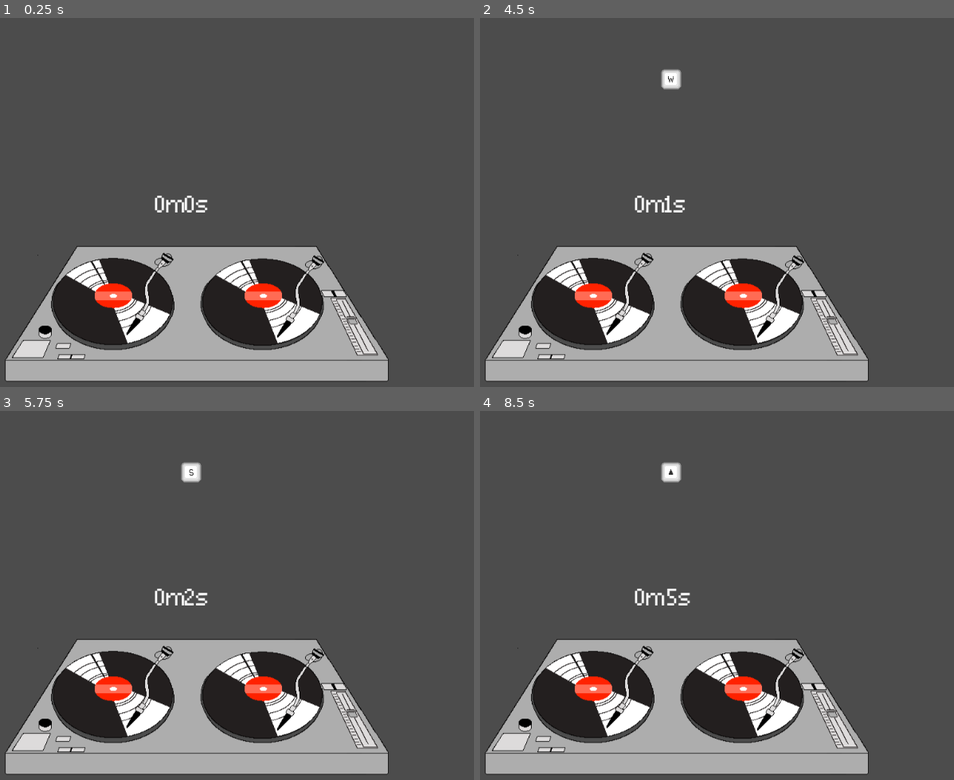
Above: before the commit, frames 1-4 (two rows, left to right).
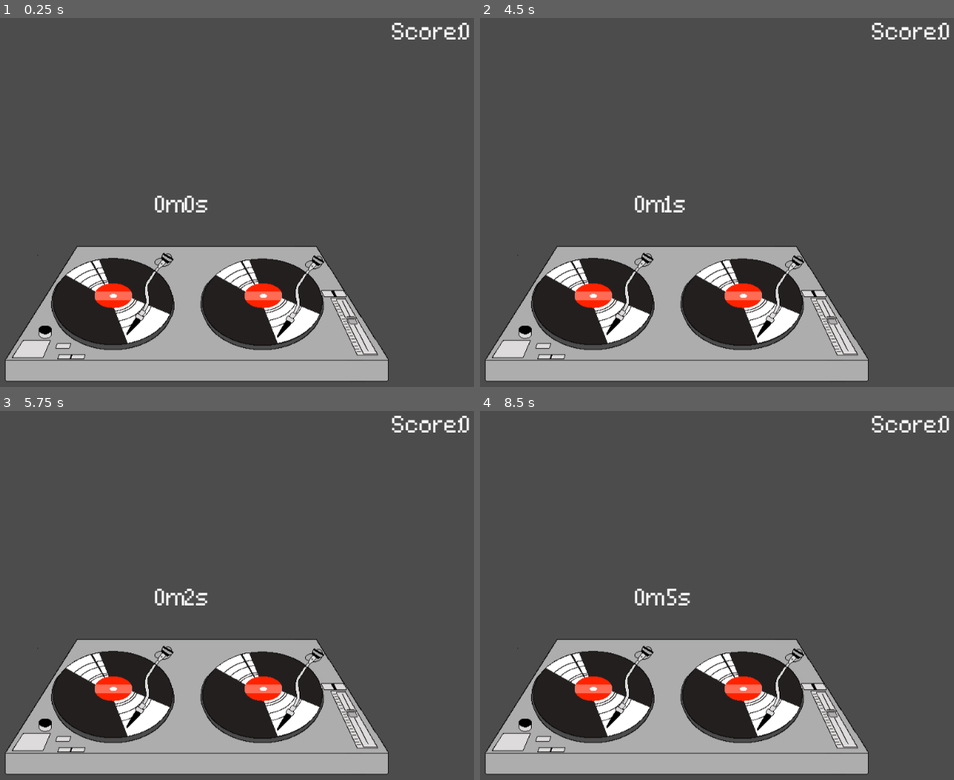
Above: after the commit, the same moments.

Repository: Sandvich/StrawberryJam3
Game: Godot game, scene res://game.tscn
Same seed, same stepped clock (60 frames per second), same inputs: the game is played once before the commit and once after it.
Inputs:
- Up to frame 1 (0.25 s): no input
- Up to frame 2 (4.5 s): tap Enter at 0.5, 2, 3.5 s; hold Right (right_deck_right) 0.53-1.28 s; tap Space at 1.25, 2.75, 4.25 s; hold S (left_deck_down) 1.28-2.03 s; hold Right (right_deck_right) 2.03-2.78 s; hold W (left_deck_up) 2.78-3.53 s; hold S (left_deck_down) from 3.53 s (still down)
- Up to frame 3 (5.75 s): keep holding S (left_deck_down)
- Up to frame 4 (8.5 s): release S (left_deck_down) at 5.78 s; hold Right (right_deck_right) 5.78-6.53 s; hold W (left_deck_up) 6.53-7.28 s; hold Right (right_deck_right) 7.28-8.03 s; hold S (left_deck_down) from 8.03 s (still down)

The runs differ from the first frame. In frame 1, 0.3% of the frame differs, in the area x 82-99%, y 1-6%; in frame 2, 0.5%; in frame 3, 0.5%; in frame 4, 0.6%, in the area x 38-99%, y 1-20%.

Commit message:
spawning and deleting keyprompts now works as expected.

Diff:
--- a/src/Conductor.gd
+++ b/src/Conductor.gd
@@ -6,10 +6,14 @@
 var time_string = "%dm %ds"
 var leveldata
 var spawner
+var score = 0
+var scorelabel
+var scoretext = "Score: %d"
 
 func _ready():
 	set_process(false)
 	label = get_parent().get_node("time")
+	scorelabel = get_parent().get_node("score")
 	spawner = get_parent().get_node("Spawner")
 	var file = File.new()
 	file.open("res://levels.json", file.READ)
@@ -24,7 +28,7 @@
 	time_decimal[0] = floor(time/60)
 	time_decimal[1] = floor(fmod(time, 60))
 	label.set_text(time_string % time_decimal)
-	while time >= leveldata[0][0]:
+	while leveldata.size() > 0 and time >= leveldata[0][0]:
 		spawner.prompt(leveldata[0][1])
 		leveldata.pop_front()
 
@@ -33,3 +37,9 @@
 	var deck = get_node("Deck")
 	deck.play()
 	play(0)
+
+func change_score(scoredelta):
+	score += scoredelta
+	if score < 0:
+		score = 0
+	scorelabel.set_text(scoretext % score)
--- a/src/code/Prompt.gd
+++ b/src/code/Prompt.gd
@@ -3,6 +3,15 @@
 var timer
 var image
 var keypress
+
+func _input(event):
+	if event.is_action_pressed(keypress):
+		get_node("../../Conductor").change_score(10)
+		queue_free()
+
+func missed():
+	get_node("../../Conductor").change_score(-5)
+	queue_free()
 
 func _init(key, img):
 	._init()
@@ -12,7 +21,8 @@
 
 func _ready():
 	set_texture(image)
-
-func _input(event):
-	if event.is_action_pressed(keypress):
-		queue_free()
+	var timeout = Timer.new()
+	add_child(timeout)
+	timeout.wait_time = 0.5
+	timeout.start()
+	timeout.connect("timeout", self, "missed")
--- a/src/game.tscn
+++ b/src/game.tscn
@@ -60,11 +60,42 @@
 selection_enabled = false
 override_selected_font_color = false
 
-[node name="Spawner" type="Node" parent="." index="1"]
+[node name="score" type="RichTextLabel" parent="." index="1"]
+
+anchor_left = 0.0
+anchor_top = 0.0
+anchor_right = 0.0
+anchor_bottom = 0.0
+margin_left = 833.0
+margin_top = 6.0
+margin_right = 1022.0
+margin_bottom = 56.0
+grow_horizontal = 0
+rect_pivot_offset = Vector2( 0, 0 )
+rect_clip_content = true
+mouse_filter = 0
+mouse_default_cursor_shape = 0
+size_flags_horizontal = 1
+size_flags_vertical = 1
+custom_fonts/normal_font = SubResource( 1 )
+bbcode_enabled = false
+bbcode_text = ""
+visible_characters = -1
+percent_visible = 1.0
+meta_underlined = true
+tab_size = 4
+text = "Score: 0"
+scroll_active = false
+scroll_following = false
+selection_enabled = false
+override_selected_font_color = false
+_sections_unfolded = [ "Grow Direction", "Rect" ]
+
+[node name="Spawner" type="Node" parent="." index="2"]
 
 script = ExtResource( 2 )
 
-[node name="Conductor" type="AudioStreamPlayer" parent="." index="2"]
+[node name="Conductor" type="AudioStreamPlayer" parent="." index="3"]
 
 stream = ExtResource( 3 )
 volume_db = 0.0
--- a/src/levels.json
+++ b/src/levels.json
@@ -7,7 +7,6 @@
 		[5, "right_deck_up"],
 		[6, "right_deck_down"],
 		[7, "right_deck_left"],
-		[8, "right_deck_right"],
-		[120, "no_prompt"]
+		[8, "right_deck_right"]
 		]
 }
